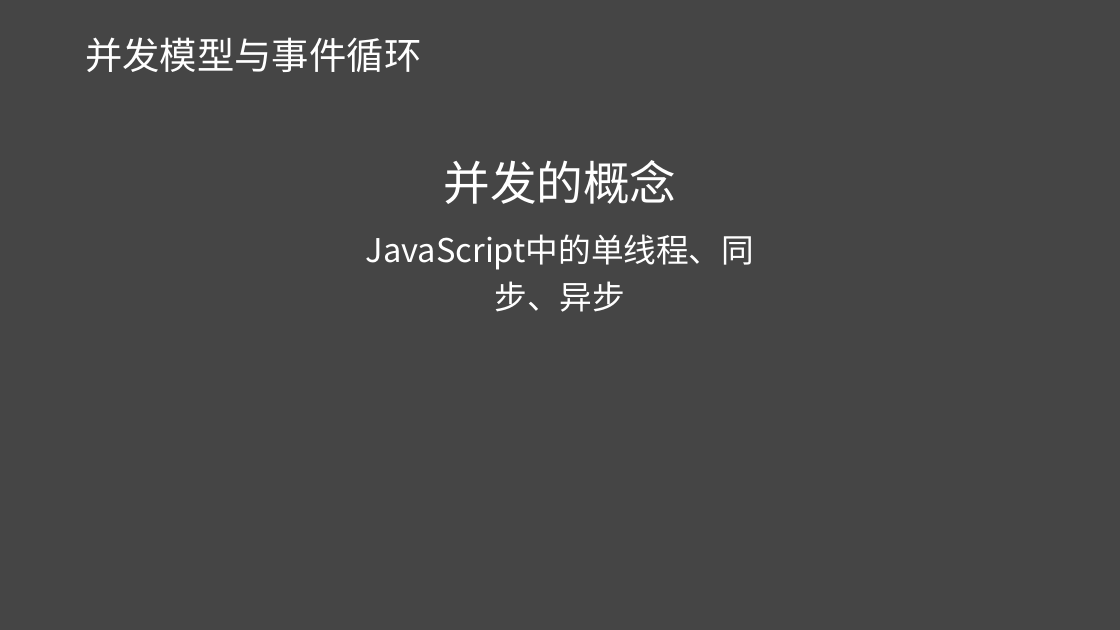
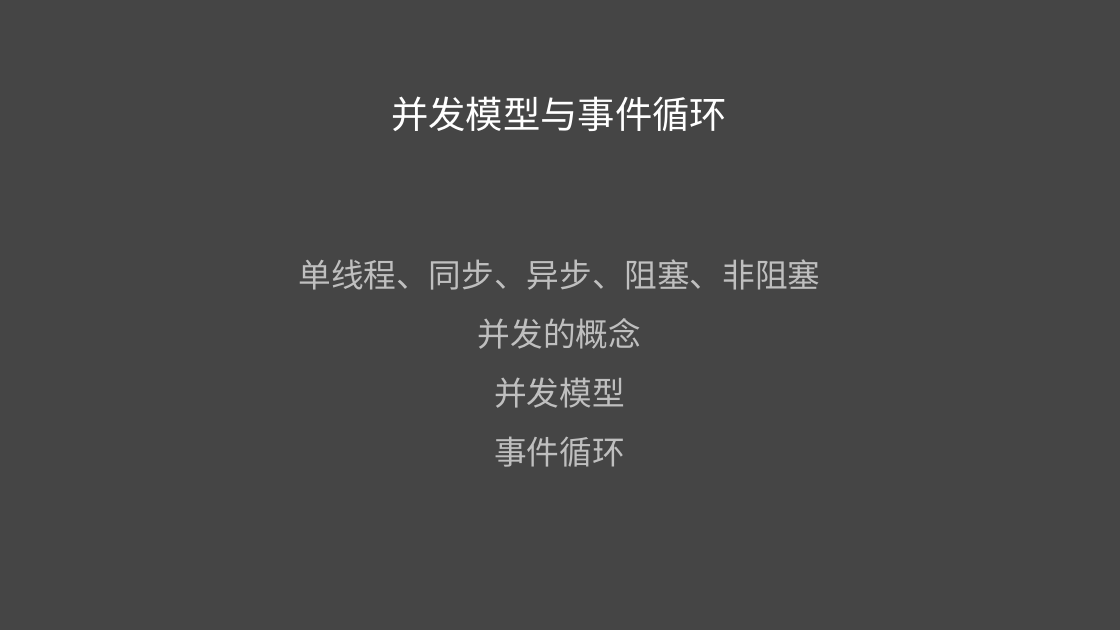
Before and after one commit to liuweiGL/share, a slide deck: slide 2 of ppt/JavaScript基础二.pptx. Drawn at 1120x630 pixels with LibreOffice and Linux fonts; fonts in the diff are those of the drawing. Boxes give left, top, right and bottom in pixels: in the first picture for what was removed or moved away, otherwise in the second. Text is boxed around its words. In the diff, an @@ line names an element or a change of style, - is before the commit and + after.

Commit message:
update

```diff
--- a/ppt/JavaScript基础二.pptx
+++ b/ppt/JavaScript基础二.pptx
@@ title "并发模型与事件循环" moved from (x1=85, y1=37, x2=421, y2=72) to (x1=391, y1=96, x2=727, y2=131) @@
@@ title "并发模型与事件循环" at (x1=391, y1=96, x2=727, y2=131): alignment left to centre @@
@@ text "单线程、同步、异步、阻塞、非阻塞" moved from (x1=366, y1=160, x2=754, y2=312) to (x1=298, y1=259, x2=820, y2=467) @@
@@ text at (x1=298, y1=259, x2=820, y2=290): paragraph added @@
+单线程、同步、异步、阻塞、非阻塞
@@ text at (x1=478, y1=318, x2=641, y2=349): size 40 to 28 pt, text colour #FFFFFF to #BFBFBF in "并发的概念" @@
@@ text at (x1=494, y1=377, x2=625, y2=467): text changed; text colour #FFFFFF to #BFBFBF @@
-JavaScript中的单线程、同步、异步
+并发模型
+事件循环
```
Also in this commit, not shown: 1 other slide changed, 4 slides added.
